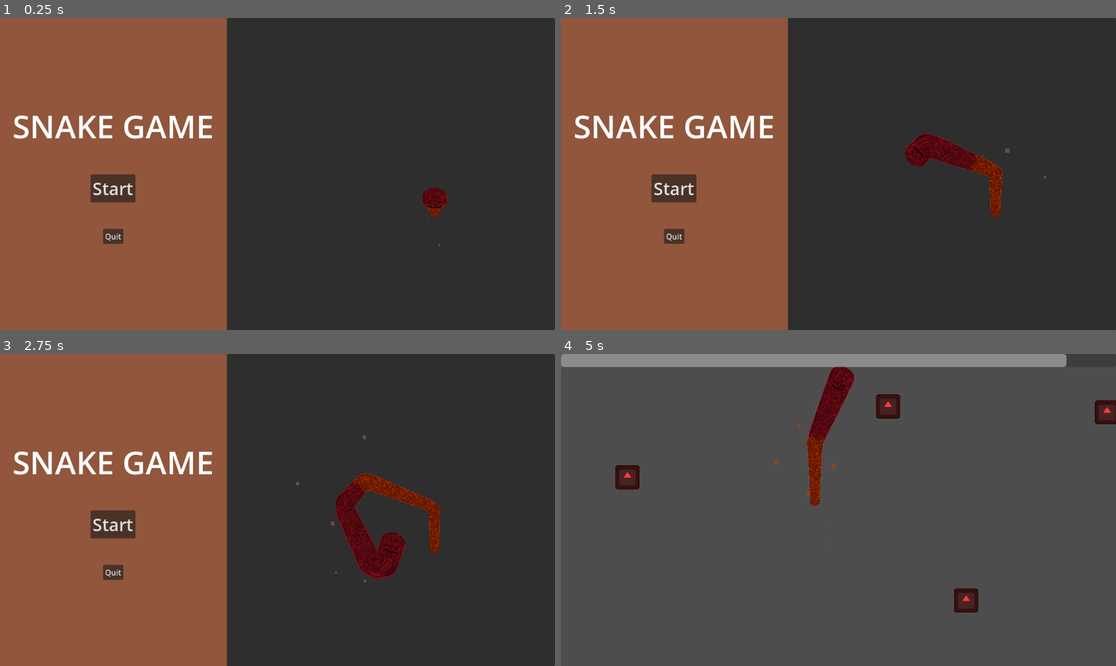
Above: before the commit, frames 1-4 (two rows, left to right).
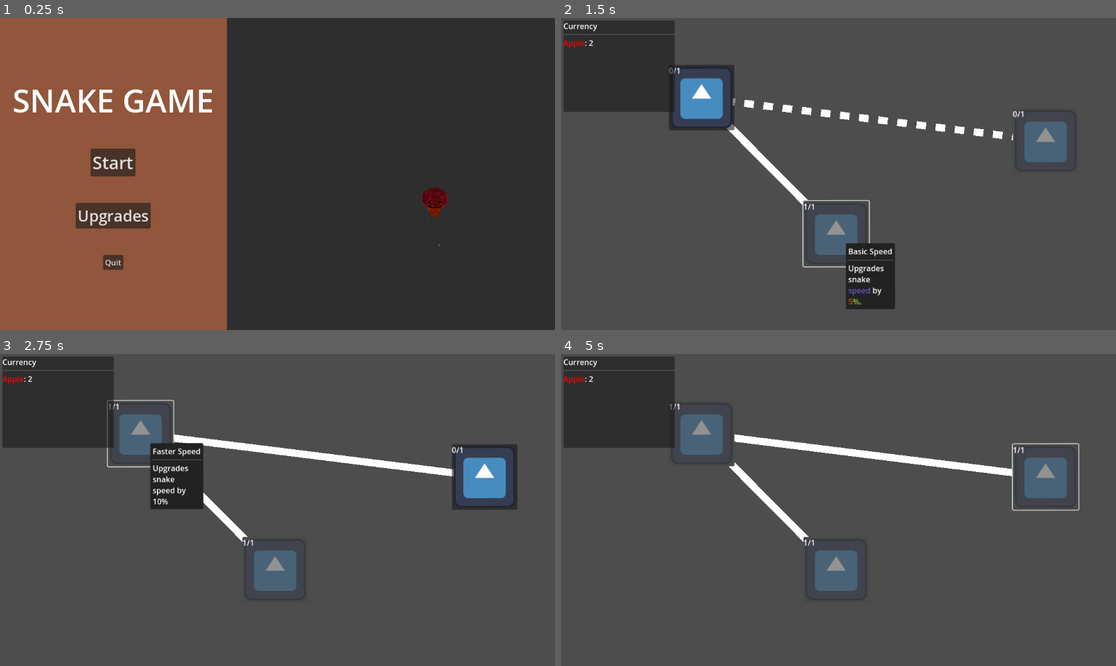
Above: after the commit, the same moments.

Repository: tylercchase/gmtk-2025
Game: Godot game, scene res://src/menus/main/main_menu.tscn
Same seed, same stepped clock (60 frames per second), same inputs: the game is played once before the commit and once after it. The engine's default icon, where the game draws it, is replaced by a stand-in: a white triangle on a blue panel in a dark square.
Inputs (mouse positions are in pixels of both pictures, inside the frame that each line leads up to):
- Up to frame 1 (0.25 s): no input
- Up to frame 2 (1.5 s): click (672, 214) at 0.5 s, where only the run after the commit has a clickable "Upgrades"; click (838, 233) at 1.25 s, where only the run after the commit has a clickable "test"
- Up to frame 3 (2.75 s): click (138, 435) at 2 s, where only the run after the commit has a clickable "test"
- Up to frame 4 (5 s): click (1043, 475) at 2.75 s, where only the run after the commit has a clickable "test"; click (672, 525) at 3.5 s, where only the run before the commit has a clickable "Start"; move the mouse to (960, 494) at 4.27 s; hold D (move_right) from 4.28 s (still down); click (960, 494) at 4.35 s

The runs differ from the first frame. In frame 1, 5.2% of the frame differs, in the area x 2-39%, y 22-81%; in frame 2, 98%; in frame 3, 99%, in the area x 0-100%, y 0-100%; in frame 4, 16%.

Commit message:
feat: upgrade panel shows currency

Diff:
--- a/src/items/item_resource.gd
+++ b/src/items/item_resource.gd
@@ -2,4 +2,5 @@
 extends Resource
 
 @export var name: String
+@export var id: String
 @export_multiline var description: String
--- a/src/items/resources/apple.tres
+++ b/src/items/resources/apple.tres
@@ -5,5 +5,6 @@
 [resource]
 script = ExtResource("1_apyx7")
 name = "Apple"
+id = "apple"
 description = "It keeps doctors away"
 metadata/_custom_type_script = "uid://c7olkphosuq1l"
--- a/src/items/resources/orange.tres
+++ b/src/items/resources/orange.tres
@@ -5,5 +5,6 @@
 [resource]
 script = ExtResource("1_sijhm")
 name = "Orange"
+id = "orange"
 description = "It tastes like sun and vitamin d."
 metadata/_custom_type_script = "uid://c7olkphosuq1l"
--- a/src/level/level_manager.gd
+++ b/src/level/level_manager.gd
@@ -27,17 +27,17 @@
 	game_over_node.load_run_stats(current_run_items)
 
 
-func _process(delta: float) -> void:
+func _process(_delta: float) -> void:
 	progress_bar.value =  timer.time_left / timer.wait_time
 
 func _on_item_collected(item: Item):
 	var modified_amount = 1
-	if State.resource_modifiers_add.has(item.name):
-		modified_amount += State.resource_modifiers_add[item.name]
-	if State.resource_modifiers_multiply.has(item.name):
-		modified_amount *= State.resource_modifiers_multiply[item.name]
-	if current_run_items.has(item.name):
-		current_run_items[item.name] += modified_amount
+	if State.resource_modifiers_add.has(item.id):
+		modified_amount += State.resource_modifiers_add[item.id]
+	if State.resource_modifiers_multiply.has(item.id):
+		modified_amount *= State.resource_modifiers_multiply[item.id]
+	if current_run_items.has(item.id):
+		current_run_items[item.id] += modified_amount
 	else:
-		current_run_items[item.name] = modified_amount
+		current_run_items[item.id] = modified_amount
 	print(current_run_items)
--- a/src/level/test_level.tscn
+++ b/src/level/test_level.tscn
@@ -16,17 +16,6 @@
 
 [node name="Player" parent="." instance=ExtResource("2_5ipog")]
 position = Vector2(527, 324)
-
-[node name="Node2D" type="Node2D" parent="."]
-
-[node name="Apple" parent="Node2D" instance=ExtResource("3_88en4")]
-position = Vector2(138, 256)
-
-[node name="Apple2" parent="Node2D" instance=ExtResource("3_88en4")]
-position = Vector2(679, 109)
-
-[node name="Apple3" parent="Node2D" instance=ExtResource("3_88en4")]
-position = Vector2(841, 512)
 
 [node name="CanvasLayer" type="CanvasLayer" parent="."]
 
--- a/src/menus/main/main_menu.gd
+++ b/src/menus/main/main_menu.gd
@@ -1,14 +1,20 @@
 extends PanelContainer
 
 @export var start_button: Button
+@export var upgrade_button: Button
 @export var quit_button: Button
 
 @export_file("*.tscn") var level_scene: String
+@export_file("*.tscn") var upgrade_scene: String
 
 func _ready() -> void:
 	start_button.pressed.connect(_on_start_button_pressed)
+	upgrade_button.pressed.connect(_on_upgrade_button_pressed)
 
 
 func _on_start_button_pressed():
 	# ideally we have a scene transition thing setup here
 	get_tree().change_scene_to_file(level_scene)
+
+func _on_upgrade_button_pressed():
+	get_tree().change_scene_to_file(upgrade_scene)
--- a/src/menus/main/main_menu.tscn
+++ b/src/menus/main/main_menu.tscn
@@ -8,7 +8,7 @@
 [sub_resource type="StyleBoxFlat" id="StyleBoxFlat_nrvvx"]
 bg_color = Color(0.568528, 0.33687, 0.230283, 1)
 
-[node name="MainMenu" type="PanelContainer" node_paths=PackedStringArray("start_button", "quit_button")]
+[node name="MainMenu" type="PanelContainer" node_paths=PackedStringArray("start_button", "upgrade_button", "quit_button")]
 anchors_preset = 15
 anchor_right = 1.0
 anchor_bottom = 1.0
@@ -16,8 +16,10 @@
 grow_vertical = 2
 script = ExtResource("1_vqa7h")
 start_button = NodePath("HBoxContainer/PanelContainer/MarginContainer/VBoxContainer/StartButton")
+upgrade_button = NodePath("HBoxContainer/PanelContainer/MarginContainer/VBoxContainer/UpgradesButton")
 quit_button = NodePath("HBoxContainer/PanelContainer/MarginContainer/VBoxContainer/QuitButton")
 level_scene = "uid://cevc126su5f5q"
+upgrade_scene = "uid://dwumukl8x0xq7"
 
 [node name="SegmentManager" parent="." node_paths=PackedStringArray("player_node") instance=ExtResource("4_153ft")]
 player_node = NodePath("../MainMenuTestPlayer")
@@ -59,6 +61,12 @@
 theme_override_font_sizes/font_size = 36
 text = "Start"
 
+[node name="UpgradesButton" type="Button" parent="HBoxContainer/PanelContainer/MarginContainer/VBoxContainer"]
+layout_mode = 2
+size_flags_horizontal = 4
+theme_override_font_sizes/font_size = 32
+text = "Upgrades"
+
 [node name="QuitButton" type="Button" parent="HBoxContainer/PanelContainer/MarginContainer/VBoxContainer"]
 layout_mode = 2
 size_flags_horizontal = 4
--- /dev/null
+++ b/src/menus/upgrade/currency_panel.gd
@@ -0,0 +1,16 @@
+extends PanelContainer
+
+@export var currency_label: RichTextLabel
+
+
+var template = ""
+
+func _ready() -> void:
+    template = currency_label.text
+    update_text()
+
+
+func update_text():
+    print(State.inventory)
+    if State.inventory.has("apple"):
+        currency_label.text = template % State.inventory["apple"]
--- a/src/menus/upgrade/upgrade_button.gd
+++ b/src/menus/upgrade/upgrade_button.gd
@@ -1,4 +1,3 @@
-@tool
 class_name UpgradeButton
 extends Button
 
@@ -48,5 +47,7 @@
 		State.purchased_upgrades[upgrade_resource.id] += 1
 	else:
 		State.purchased_upgrades[upgrade_resource.id] = 1
+	# remove the required amount from things
+
 	update_display()
 	Events.emit_purchased_upgrade()
--- a/src/menus/upgrade/upgrade_menu.tscn
+++ b/src/menus/upgrade/upgrade_menu.tscn
@@ -7,6 +7,7 @@
 [ext_resource type="Resource" uid="uid://bn0mnlfx3utoo" path="res://src/upgrades/upgrades/resources/speed_2.tres" id="5_53qew"]
 [ext_resource type="PackedScene" uid="uid://dhisaf2mh2g72" path="res://src/menus/tooltip/upgrade_tooltip.tscn" id="5_siov3"]
 [ext_resource type="Resource" uid="uid://ch3fa657jofdw" path="res://src/upgrades/upgrades/resources/speed_3.tres" id="6_t3hjq"]
+[ext_resource type="Script" uid="uid://bcaklunve0aa2" path="res://src/menus/upgrade/currency_panel.gd" id="8_t3hjq"]
 
 [node name="UpgradeMenu" type="Node2D"]
 rotation = -0.00138479
@@ -46,3 +47,34 @@
 
 [node name="UpgradeTooltip" parent="." instance=ExtResource("5_siov3")]
 metadata/_edit_use_anchors_ = true
+
+[node name="CanvasLayer" type="CanvasLayer" parent="."]
+
+[node name="MarginContainer" type="MarginContainer" parent="CanvasLayer"]
+offset_right = 241.0
+offset_bottom = 200.0
+theme_override_constants/margin_left = 5
+theme_override_constants/margin_top = 5
+theme_override_constants/margin_right = 5
+theme_override_constants/margin_bottom = 5
+
+[node name="PanelContainer" type="PanelContainer" parent="CanvasLayer/MarginContainer" node_paths=PackedStringArray("currency_label")]
+layout_mode = 2
+script = ExtResource("8_t3hjq")
+currency_label = NodePath("VBoxContainer/RichTextLabel")
+
+[node name="VBoxContainer" type="VBoxContainer" parent="CanvasLayer/MarginContainer/PanelContainer"]
+layout_mode = 2
+
+[node name="Label" type="Label" parent="CanvasLayer/MarginContainer/PanelContainer/VBoxContainer"]
+layout_mode = 2
+text = "Currency"
+
+[node name="HSeparator" type="HSeparator" parent="CanvasLayer/MarginContainer/PanelContainer/VBoxContainer"]
+layout_mode = 2
+
+[node name="RichTextLabel" type="RichTextLabel" parent="CanvasLayer/MarginContainer/PanelContainer/VBoxContainer"]
+layout_mode = 2
+bbcode_enabled = true
+text = "[color=red]Apple[/color]: %s"
+fit_content = true
--- a/src/singletons/state.gd
+++ b/src/singletons/state.gd
@@ -10,16 +10,26 @@
 }
 
 
-var resource_modifiers_add = {
+var modifiers_add = {
     "apple": 1
 }
 
-var resource_modifiers_multiply = {
+var modifiers_multiply = {
     "apple": 1
 }
 
+
+func get_modifiers(attribute: String, value: Variant) -> Variant:
+    var temp = value
+    if modifiers_add.has(attribute):
+        temp += value
+    if modifiers_multiply.has(attribute):
+        temp *= value
+    return temp
+
+
 var inventory = {
-
+    "apple": 2
 }
 
 ### seconds 'till a new thing spawn
@@ -27,5 +37,5 @@
 ### chance that something shows up 0.0-1.0 %
 var spawn_chance = 0.5
 var spawn_rates = {
-    "apples": 1.0
+    "apple": 1.0
 }
--- /dev/null
+++ b/src/upgrades/upgrade_cost.gd
@@ -0,0 +1,4 @@
+class_name UpgradeCost
+extends Resource
+
+@export var resource_id: String
--- /dev/null
+++ b/src/upgrades/upgrades/speed_upgrade.gd
@@ -0,0 +1,9 @@
+extends Upgrade
+
+enum Type {
+    ADD,
+    MULTIPLY
+}
+
+@export var amount: float
+@export var type: Type
--- a/src/upgrades/upgrades/stat_upgrade.gd
+++ b/src/upgrades/upgrades/stat_upgrade.gd
@@ -1,19 +1,24 @@
 class_name StatUpgrade
 extends Upgrade
 
-@export var stat: Stat
-@export var amount: float
+@export var stat_key: String
 @export var type: NumberType
-enum Stat {
-    SPEED,
-    LENGTH
-}
+@export var value: float
+
 enum NumberType {
     ADD,
-    SUBTRACT,
     MULTIPLY,
-    DIVIDE
 }
+
+
 func on_buy_level():
-    print('doing stat level stuff!')
-    pass
+    if type == NumberType.MULTIPLY:
+        if State.modifiers_multiply.has(stat_key):
+            State.modifiers_multiply[stat_key] *= value
+        else:
+            State.modifiers_multiply[stat_key] = value
+    elif type == NumberType.ADD:
+        if State.modifiers_add.has(stat_key):
+            State.modifiers_add[stat_key] += value
+        else:
+            State.modifiers_add[stat_key] += value
Not shown, added: src/menus/upgrade/currency_panel.gd.uid
Not shown: 1 places in src/menus/upgrade/upgrade_menu.tscn that only renumber resources
Not shown, added: src/upgrades/upgrade_cost.gd.uid
Not shown, added: src/upgrades/upgrades/speed_upgrade.gd.uid
